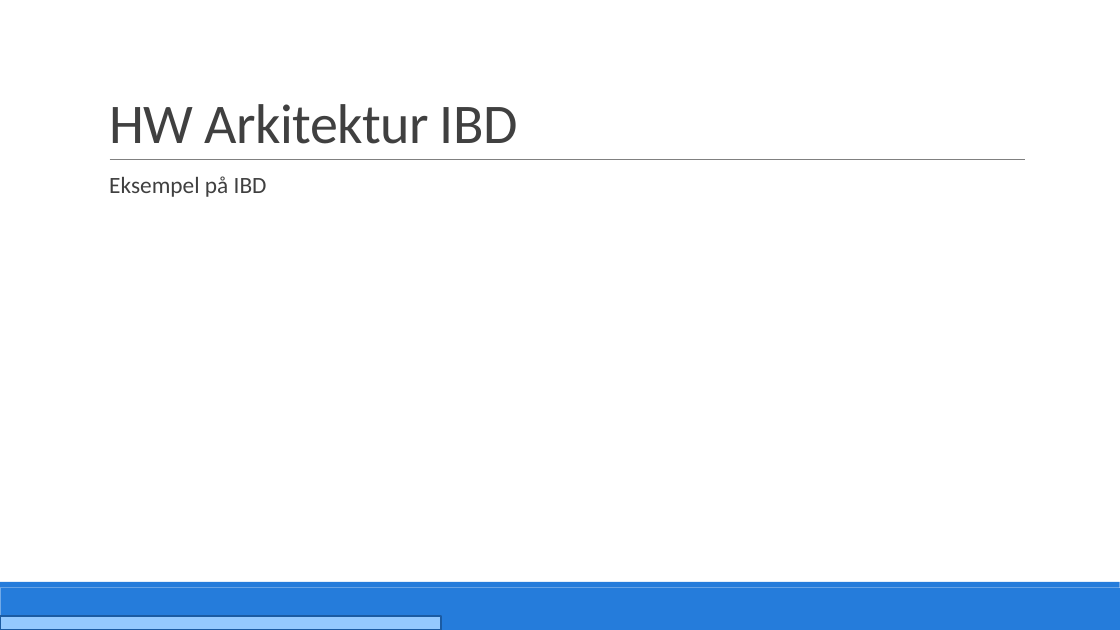
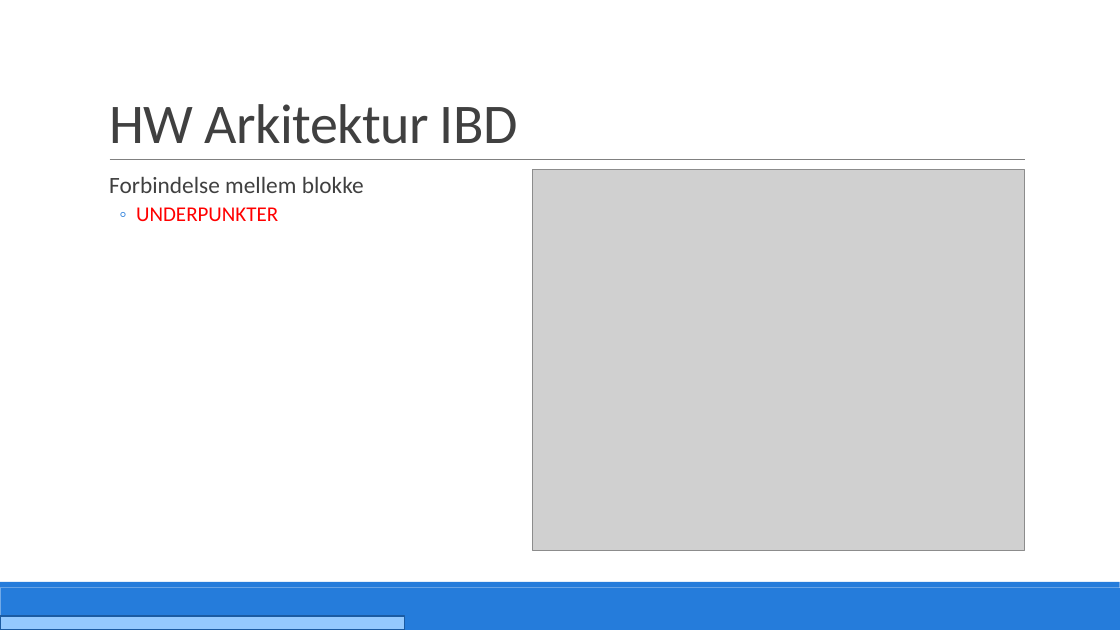
Before and after one commit to PRJ2GR15/Rapport, a slide deck: slide 13 of Fremlæggelse/Fremlæggelse.pptm. Drawn at 1120x630 pixels with LibreOffice and Linux fonts; fonts in the diff are those of the drawing; grey boxes stand for pictures. Boxes give left, top, right and bottom in pixels: in the first picture for what was removed or moved away, otherwise in the second. Text is boxed around its words. In the diff, an @@ line names an element or a change of style, - is before the commit and + after.

```diff
--- a/Fremlæggelse/Fremlæggelse.pptm
+++ b/Fremlæggelse/Fremlæggelse.pptm
@@ text at <box>109,177,364,221</box>: text changed @@
-  Eksempel på IBD
+  Forbindelse mellem blokke
+  ◦ UNDERPUNKTER
@@ picture added at <box>533,170,1025,550</box> @@
@@ rectangle: place and size @@
-rectangle at <box>0,616,441,630</box>
+rectangle at <box>0,616,404,630</box>
```
Also in this commit, not shown: 28 other slides changed, 4 slides added, 1 slide removed.
